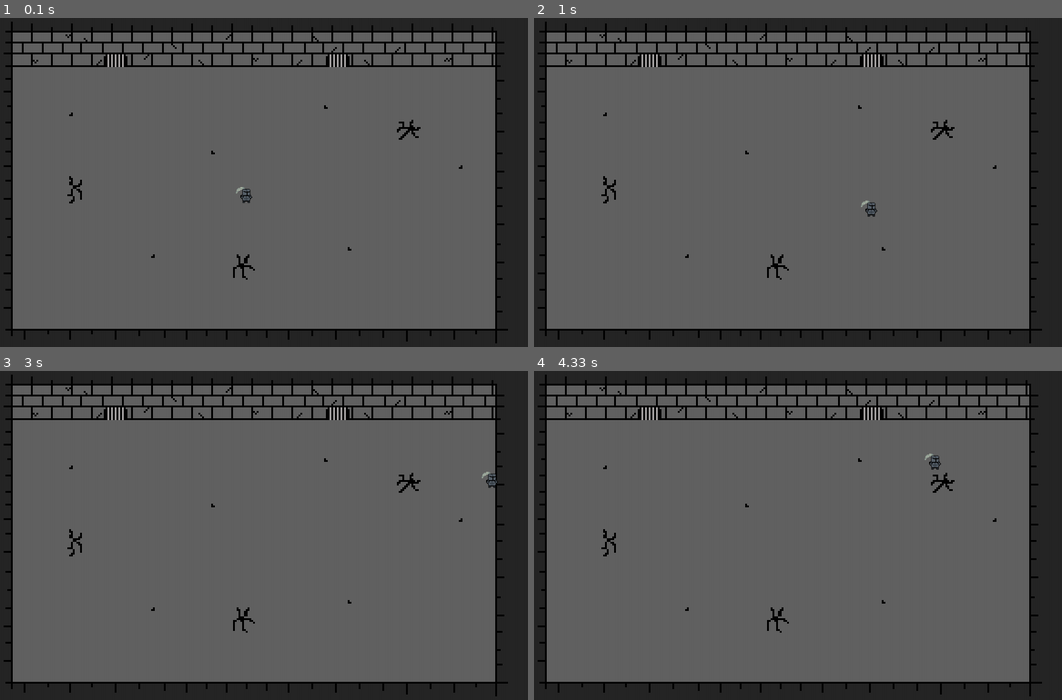
Above: before the commit, frames 1-4 (two rows, left to right).
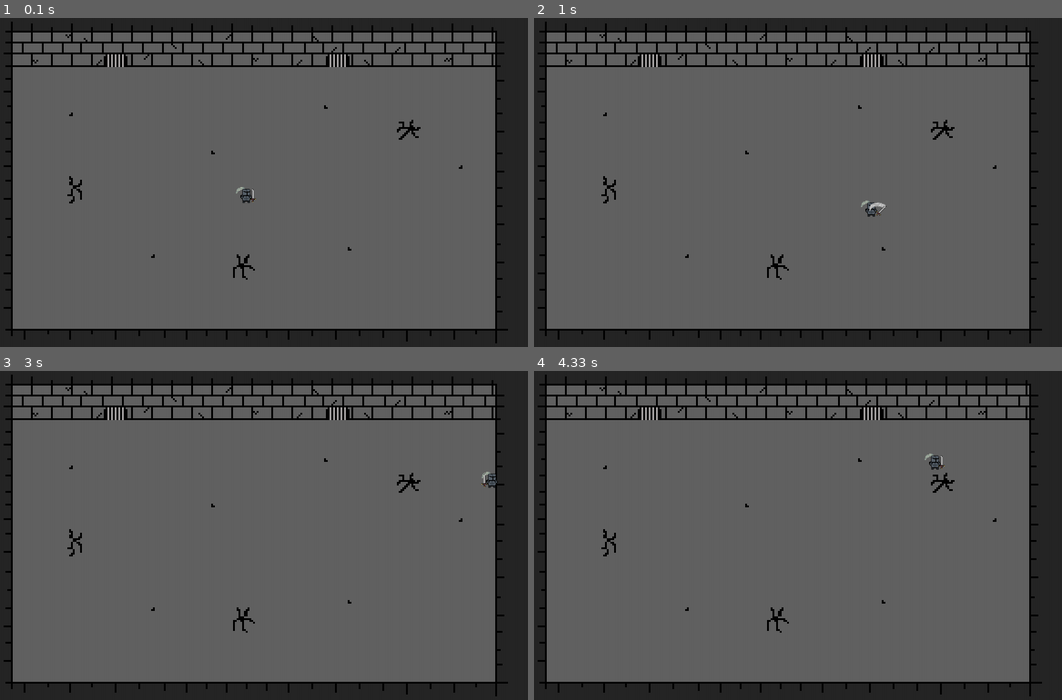
Above: after the commit, the same moments.

Repository: OtavioDayrots/Dark_Souls4
Game: pygame game, started from jogo_principal/main.py
Same seed, same stepped clock (60 frames per second), same inputs: the game is played once before the commit and once after it.
Inputs:
- Up to frame 1 (0.1 s): no input
- Up to frame 2 (1 s): tap S at 0.33 s; hold Space from 0.67 s (still down); hold Right from 0.67 s (still down)
- Up to frame 3 (3 s): release Space at 1.13 s; release Right at 1.13 s; hold D 1.17-1.63 s; hold Up 1.67-1.97 s; hold D 2-2.47 s; hold Left from 2.5 s (still down)
- Up to frame 4 (4.33 s): release Left at 3.03 s; hold S 3.07-3.37 s; hold Left 3.4-3.8 s; hold W 3.83-4.2 s; hold Right from 4.23 s (still down)

The runs differ from the first frame. In frame 1, less than 0.1% of the frame differs, in the area x 47-49%, y 51-56%; in frame 2, less than 0.1%, in the area x 63-67%, y 55-61%; in frame 3, less than 0.1%; in frame 4, less than 0.1%.

Commit message:
espada dodoi

Diff:
--- a/jogo_principal/views.py
+++ b/jogo_principal/views.py
@@ -1,3 +1,82 @@
+# import pygame
+# import sys
+# from classes import *
+
+# # Iniciando pygame
+# pygame.init()
+
+# def criar_fundo(img, largura, altura):
+#     # imagem de fundo
+#     fundo = pygame.image.load(img)
+#     # ajustando tamanho do fundo
+#     fundo = pygame.transform.scale(fundo, (largura, altura))
+
+#     return fundo
+
+# def criar_personagem(img, largura, altura, pos_x, pos_y, vida, velocidade, dano):
+#     personagem = Personagens(img, largura, altura, pos_x, pos_y, vida, velocidade, dano)
+#     # imagem do personagem
+#     personagem.img = pygame.image.load(personagem.img)
+#     # ajustando tamanho do personagem
+#     personagem.img = pygame.transform.scale(personagem.img, (largura, altura))
+
+#     return personagem
+
+# #tela principal
+# def tela():
+
+#     # Definindo o tamanho da janela
+#     largura = 1200
+#     altura = 800
+#     screen = pygame.display.set_mode((largura, altura))
+#     # Titulo da janela
+#     pygame.display.set_caption("Dungeon")
+
+#     # recebendo img de fundo
+#     fundo_atual = criar_fundo("Estruturas/Map/Rooms/Room1_dungeon.png", largura, altura)
+#     # recebendo img do heori
+#     heroi = criar_personagem("Estruturas/Hero/spr_hero_idle0.png", 60, 60, 550, 400, 100, 5, 20)
+
+#     # controlador
+#     while True:
+#         for event in pygame.event.get():
+#             if event.type == pygame.QUIT:
+#                 pygame.quit()
+#                 sys.exit()
+
+#         # Capturar teclas pressionadas
+#         teclas = pygame.key.get_pressed()
+
+#         if teclas[pygame.K_LEFT] or teclas[pygame.K_a]:
+#             heroi.pos_x -= heroi.velocidade
+#             direcao_ataque = "left"
+#         if teclas[pygame.K_RIGHT] or teclas[pygame.K_d]:
+#             heroi.pos_x += heroi.velocidade
+#             direcao_ataque = "right"
+#         if teclas[pygame.K_UP] or teclas[pygame.K_w]:
+#             heroi.pos_y -= heroi.velocidade
+#             direcao_ataque = "up"
+#         if teclas[pygame.K_DOWN] or teclas[pygame.K_s]:
+#             heroi.pos_y += heroi.velocidade
+#             direcao_ataque = "down"
+
+#         # Desenhar a imagem de fundo
+#         screen.blit(fundo_atual, (0, 0))
+
+#         # Desenhar o personagem na tela
+#         screen.blit(heroi.img, (heroi.pos_x, heroi.pos_y))
+
+#         # Atualizar a tela
+#         pygame.display.flip()
+
+#         # Controlar a taxa de quadros
+#         pygame.time.Clock().tick(120)
+
+# tela()
+
+
+
+
 import pygame
 import sys
 from classes import *
@@ -22,22 +101,46 @@
 
     return personagem
 
-#tela principal
+# Função para carregar e ajustar a espada
+def carregar_espada(img_path, largura, altura):
+    espada = pygame.image.load(img_path)
+    espada = pygame.transform.scale(espada, (largura, altura))
+    return espada
+
+# Função para rotacionar a espada de acordo com a direção
+def rotacionar_espada(espada_img, direcao):
+    if direcao == "right":
+        return pygame.transform.rotate(espada_img, 0)
+    elif direcao == "left":
+        # Espelhar a imagem da espada horizontalmente
+        return pygame.transform.flip(espada_img, True, False)
+    elif direcao == "up":
+        return pygame.transform.rotate(espada_img, 90)
+    elif direcao == "down":
+        return pygame.transform.rotate(espada_img, -90)
+
+# Tela principal
 def tela():
-
     # Definindo o tamanho da janela
     largura = 1200
     altura = 800
     screen = pygame.display.set_mode((largura, altura))
-    # Titulo da janela
     pygame.display.set_caption("Dungeon")
 
-    # recebendo img de fundo
+    # Recebendo imagem de fundo
     fundo_atual = criar_fundo("Estruturas/Map/Rooms/Room1_dungeon.png", largura, altura)
-    # recebendo img do heori
+    # Recebendo imagem do herói
     heroi = criar_personagem("Estruturas/Hero/spr_hero_idle0.png", 60, 60, 550, 400, 100, 5, 20)
 
-    # controlador
+    # Carregando as imagens da espada
+    espada_idle = carregar_espada("Estruturas/Items/Weapons/spr_sword_attack0.png", 40, 40)
+    espada_ataque = carregar_espada("Estruturas/Items/Weapons/spr_sword_attack1.png", 40, 40)
+    espada_img_atual = espada_idle
+
+    # Direção inicial da espada
+    direcao_ataque = "right"
+    atacando = False
+
     while True:
         for event in pygame.event.get():
             if event.type == pygame.QUIT:
@@ -47,6 +150,7 @@
         # Capturar teclas pressionadas
         teclas = pygame.key.get_pressed()
 
+        # Movimentação e direção
         if teclas[pygame.K_LEFT] or teclas[pygame.K_a]:
             heroi.pos_x -= heroi.velocidade
             direcao_ataque = "left"
@@ -60,12 +164,33 @@
             heroi.pos_y += heroi.velocidade
             direcao_ataque = "down"
 
+        # Verificar se a barra de espaço foi pressionada
+        if teclas[pygame.K_SPACE]:
+            espada_img_atual = espada_ataque
+            atacando = True
+        else:
+            espada_img_atual = espada_idle
+            atacando = False
+
+        # Rotacionar ou espelhar a espada de acordo com a direção do ataque
+        espada_img_rotacionada = rotacionar_espada(espada_img_atual, direcao_ataque)
+
         # Desenhar a imagem de fundo
         screen.blit(fundo_atual, (0, 0))
 
         # Desenhar o personagem na tela
         screen.blit(heroi.img, (heroi.pos_x, heroi.pos_y))
 
+        # Desenhar a espada
+        if direcao_ataque == "right":
+            screen.blit(espada_img_rotacionada, (heroi.pos_x + 25, heroi.pos_y + 10))
+        elif direcao_ataque == "left":
+            screen.blit(espada_img_rotacionada, (heroi.pos_x - 5, heroi.pos_y + 10))
+        elif direcao_ataque == "up":
+            screen.blit(espada_img_rotacionada, (heroi.pos_x + 13, heroi.pos_y - 6))
+        elif direcao_ataque == "down":
+            screen.blit(espada_img_rotacionada, (heroi.pos_x + 15, heroi.pos_y + 26))
+
         # Atualizar a tela
         pygame.display.flip()
 
